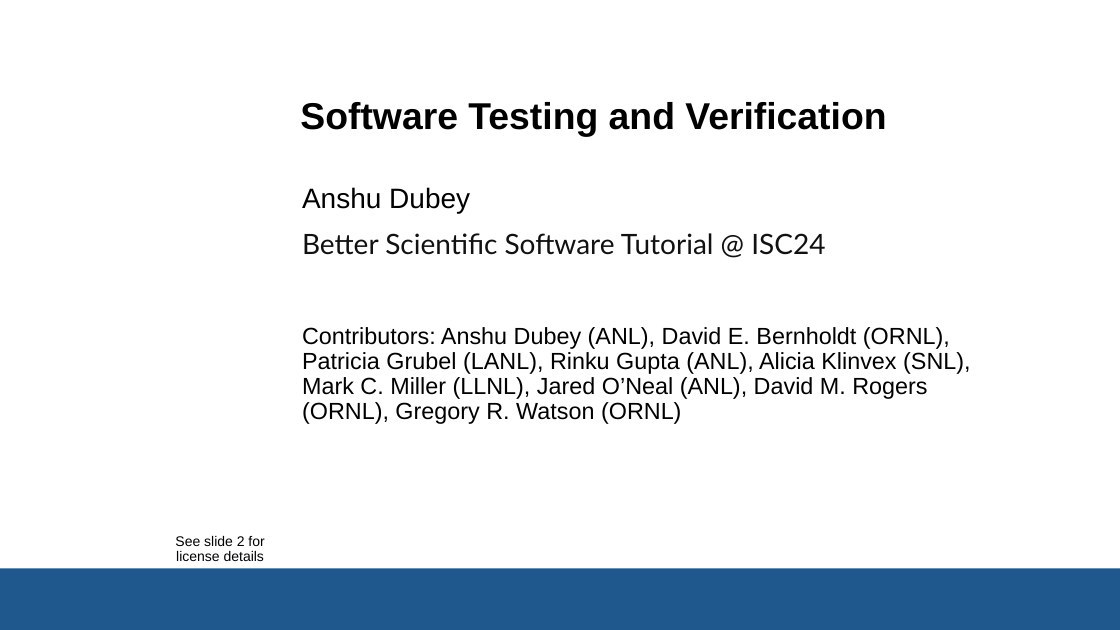
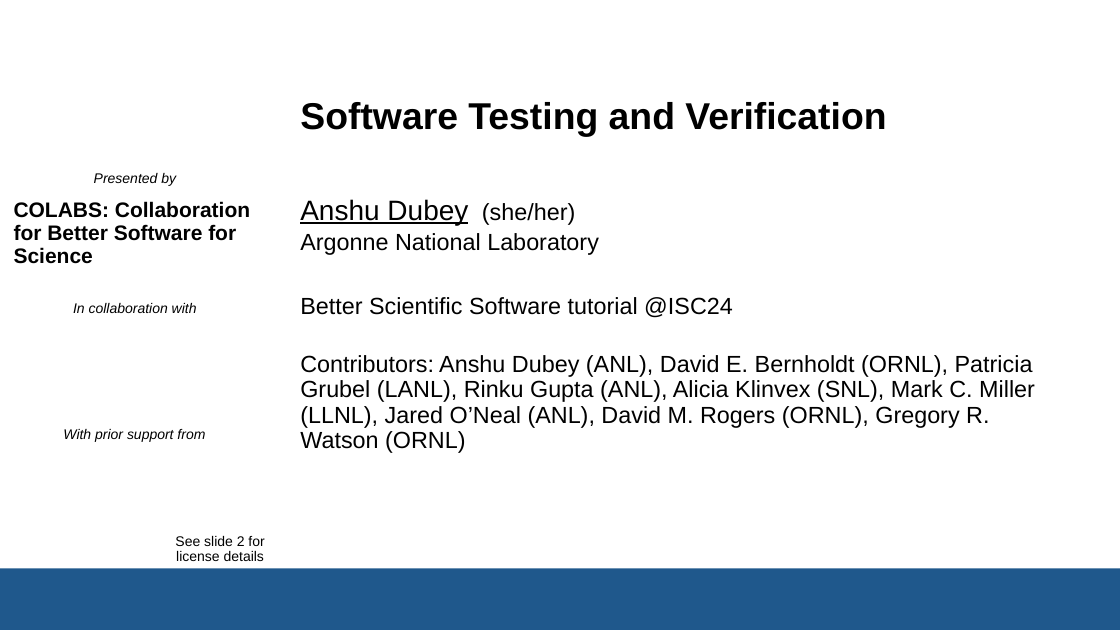
Before and after one commit to bssw-tutorial/presentations, a slide deck: slide 1 of testing-a.pptx. Drawn at 1120x630 pixels with LibreOffice and Linux fonts; fonts in the diff are those of the drawing; background and template pictures are left out. Boxes give left, top, right and bottom in pixels: in the first picture for what was removed or moved away, otherwise in the second. Text is boxed around its words. In the diff, an @@ line names an element or a change of style, - is before the commit and + after.

```diff
--- a/testing-a.pptx
+++ b/testing-a.pptx
@@ text added at bbox=[94, 173, 176, 186], 12 pt, text #000000, italic @@
+Presented by
@@ text added at bbox=[14, 201, 250, 264], 18 pt, text #000000, bold @@
+COLABS: Collaboration for Better Software for Science
@@ text added at bbox=[300, 199, 468, 225], 24 pt, text #000000, underline @@
+Anshu Dubey
@@ text at bbox=[302, 187, 825, 255]: paragraphs removed @@
-Anshu Dubey
-Better Scientific Software Tutorial @ ISC24
@@ text added at bbox=[482, 203, 575, 225], 20 pt, text #000000 @@
+(she/her)
@@ text added at bbox=[300, 233, 599, 255], 20 pt, text #000000 @@
+Argonne National Laboratory
@@ text added at bbox=[300, 297, 733, 318], 20 pt, text #000000 @@
+Better Scientific Software tutorial @ISC24
@@ text added at bbox=[73, 303, 197, 313], 12 pt, text #000000, italic @@
+In collaboration with
@@ text "Contributors: Anshu Dubey (ANL), David ...": place and size @@
-text "Contributors: Anshu Dubey (ANL), David ..." at bbox=[302, 187, 970, 424]
+text "Contributors: Anshu Dubey (ANL), David ..." at bbox=[300, 355, 1035, 453]
@@ text added at bbox=[63, 429, 205, 442], 12 pt, text #000000, italic @@
+With prior support from
```
Also in this commit, not shown: 1 other slide changed, 5 other files.
